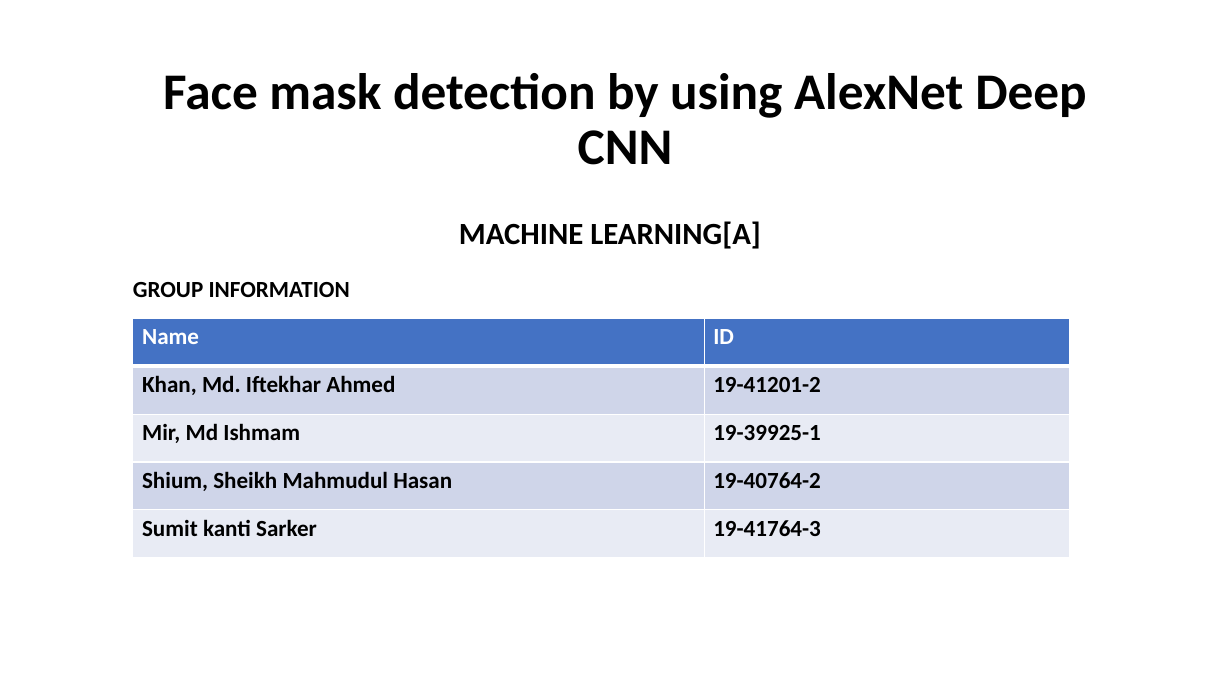
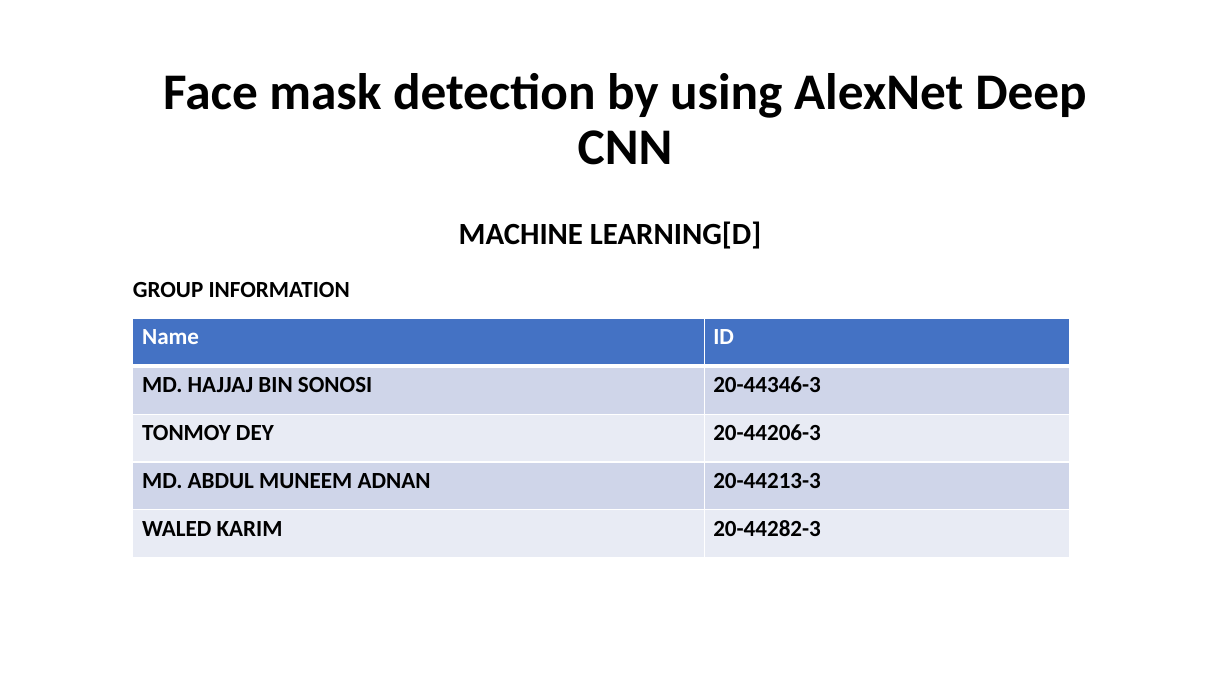
Before and after one commit to Hajjaj149138/Machine_Learning, a slide deck: slide 1 of Project/Final Presentation ML.pptx. Drawn at 1232x693 pixels with LibreOffice and Linux fonts; fonts in the diff are those of the drawing. Boxes give left, top, right and bottom in pixels: in the first picture for what was removed or moved away, otherwise in the second. Text is boxed around its words. In the diff, an @@ line names an element or a change of style, - is before the commit and + after.

Commit message:
Full Project with ppt

```diff
--- a/Project/Final Presentation ML.pptx
+++ b/Project/Final Presentation ML.pptx
@@ subtitle at (459, 221, 761, 249): text changed @@
-MACHINE LEARNING[A]
+MACHINE LEARNING[D]
@@ table at (133, 318, 1069, 557) @@
-row 2, column 1: Khan, Md. Iftekhar Ahmed
+row 2, column 1: MD. HAJJAJ BIN SONOSI
-row 2, column 2: 19-41201-2
+row 2, column 2: 20-44346-3
-row 3, column 1: Mir, Md Ishmam
+row 3, column 1: TONMOY DEY
-row 3, column 2: 19-39925-1
+row 3, column 2: 20-44206-3
-row 4, column 1: Shium, Sheikh Mahmudul Hasan
+row 4, column 1: MD. ABDUL MUNEEM ADNAN
-row 4, column 2: 19-40764-2
+row 4, column 2: 20-44213-3
-row 5, column 1: Sumit kanti Sarker
+row 5, column 1: WALED KARIM
-row 5, column 2: 19-41764-3
+row 5, column 2: 20-44282-3
```
Also in this commit, not shown: 1 other file.
